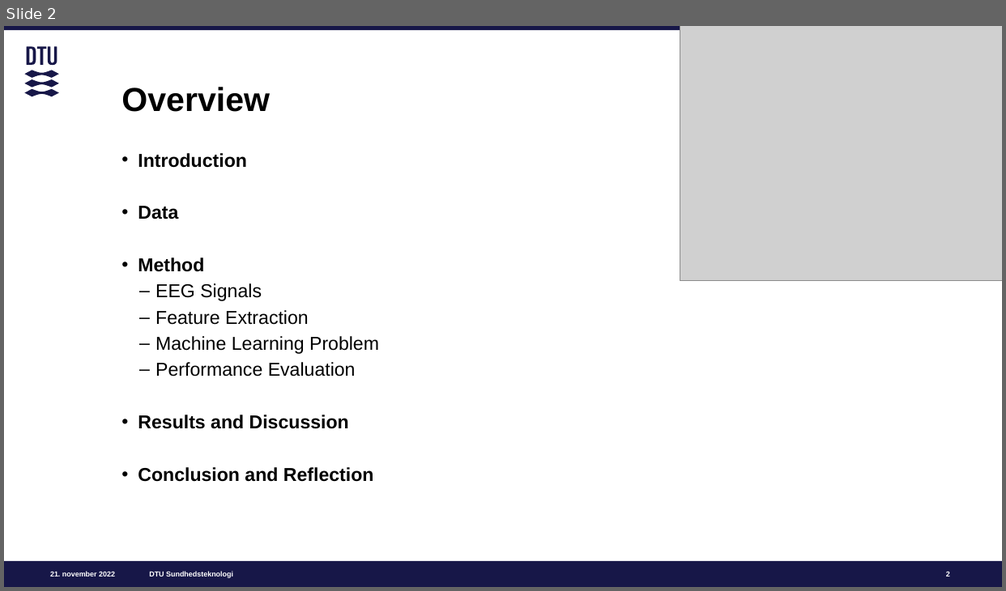
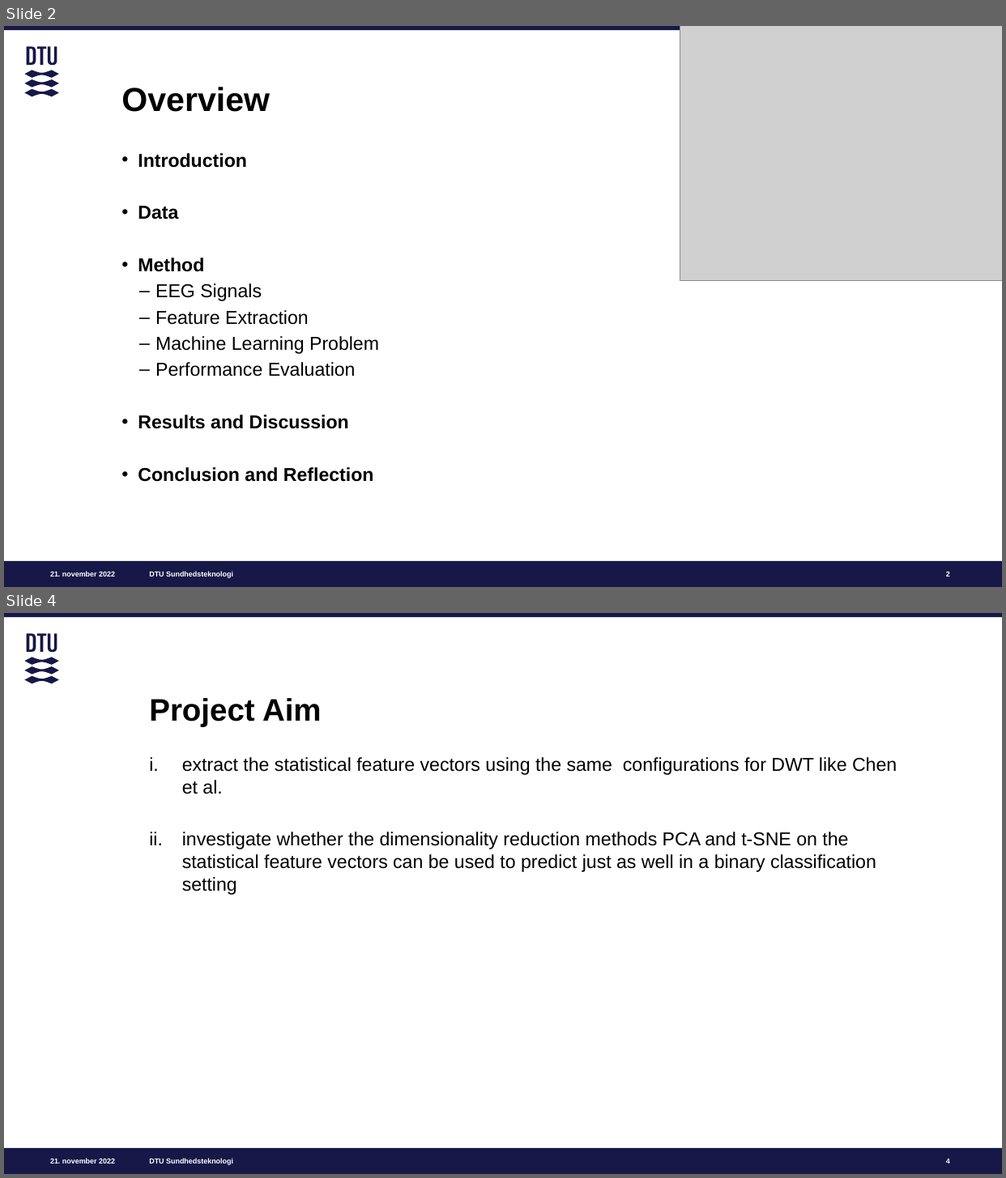
Before and after one commit to m-nguyen98/bsc_project, a slide deck: papers/BSc_Presentation.pptx. Shown one above the other, each under a label of ours: slide 2 before the commit, slides 2 and 4 after it; the slides between them are not shown. The pictures are 1006x591 and 1006x1178 pixels, drawn with LibreOffice and Linux fonts; fonts in the diff are those of the drawing; grey boxes stand for pictures. Boxes give left, top, right and bottom in pixels: in the first picture for what was removed or moved away, otherwise in the second. Text is boxed around its words. In the diff, an @@ line names an element or a change of style, - is before the commit and + after.

```diff
--- a/papers/BSc_Presentation.pptx
+++ b/papers/BSc_Presentation.pptx
@@ slide 4 added at <box>4,613,1002,1174</box>, background #FFFFFF; not listed: 5 template elements that a slide beside it also shows @@
@@ title added at <box>149,698,322,727</box>, 30 pt, text #000000, bold @@
+Project Aim
@@ text added at <box>182,757,897,895</box>, 18 pt, text #000000 @@
+i. extract the statistical feature vectors using the same configurations for DWT like Chen et al.
+ii. investigate whether the dimensionality reduction methods PCA and t-SNE on the statistical feature vectors can be used to predict just as well in a binary classification setting
@@ page number added at <box>946,1159,950,1164</box>, 7 pt, text #FFFFFF, bold @@
+4
```
Also in this commit, not shown: 4 slides changed, 10 other slides added, 4 slides removed.
